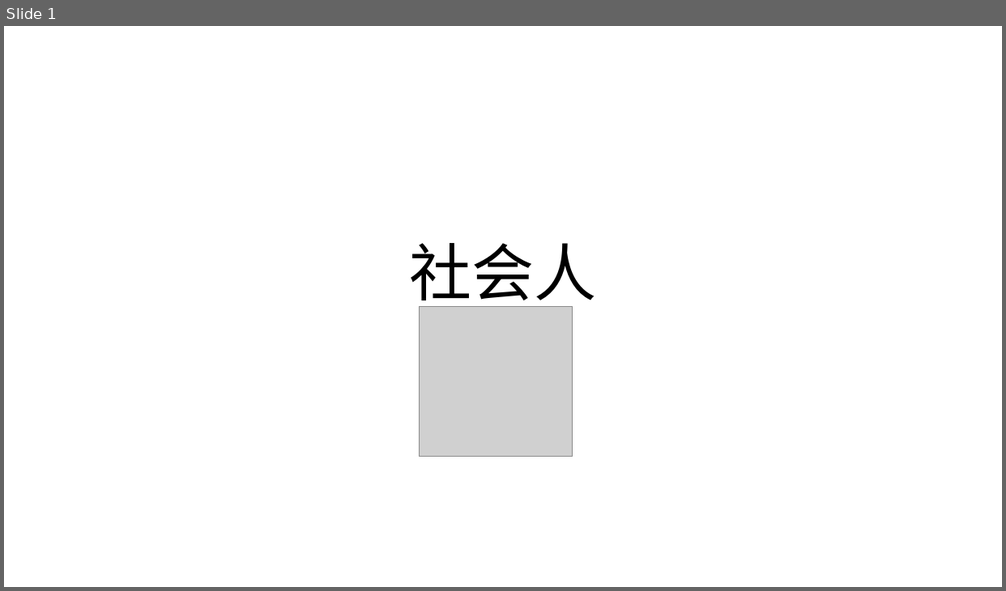
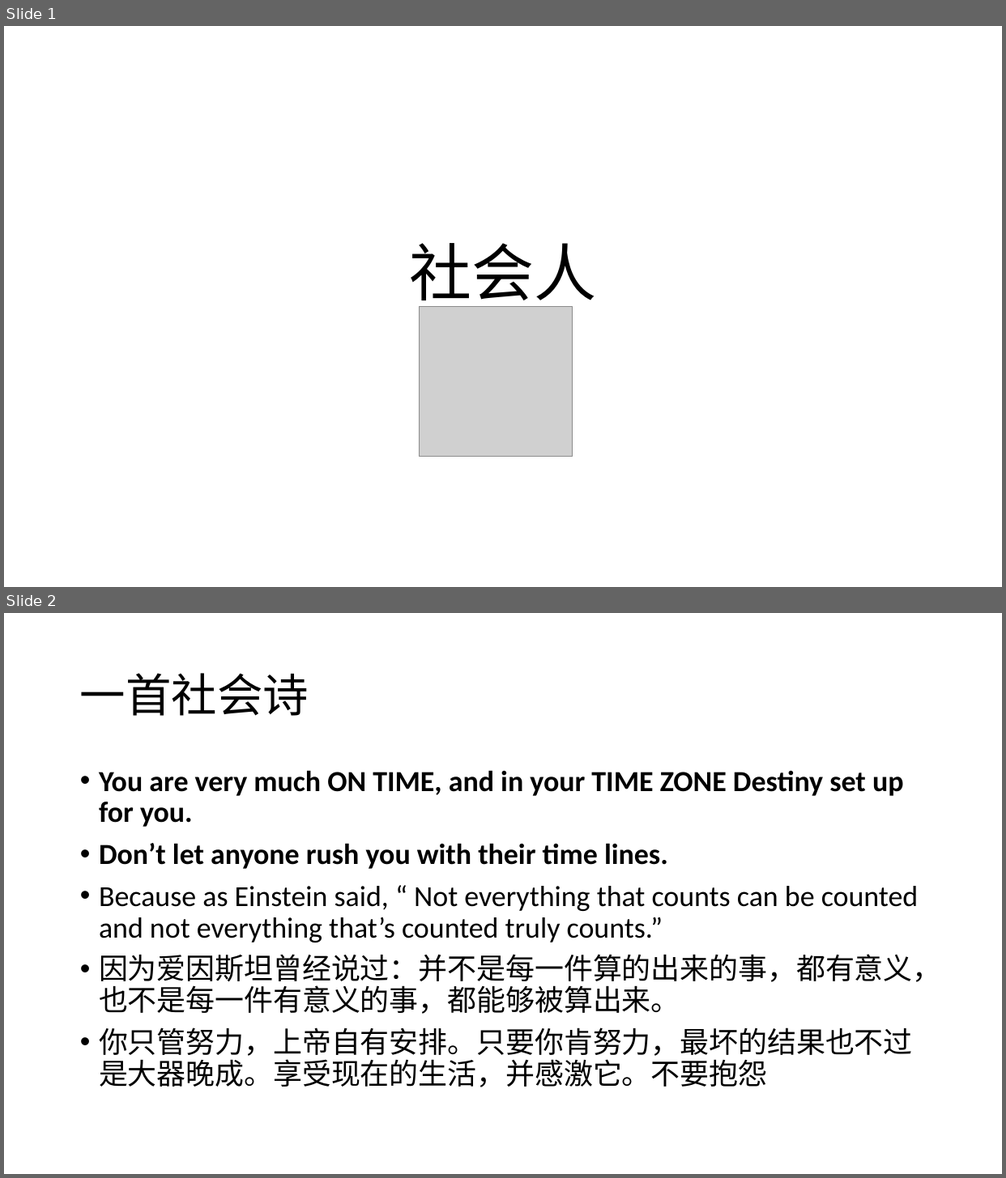
Before and after one commit to Yonahwang/God_with_me, a slide deck: 2018Q2/TGIF/TGIP_June6.pptx. Shown one above the other, each under a label of ours: slide 1 before the commit, slides 1 and 2 after it. The pictures are 1006x591 and 1006x1178 pixels, drawn with LibreOffice and Linux fonts; fonts in the diff are those of the drawing; grey boxes stand for pictures. Boxes give left, top, right and bottom in pixels: in the first picture for what was removed or moved away, otherwise in the second. Text is boxed around its words. In the diff, an @@ line names an element or a change of style, - is before the commit and + after.

```diff
--- a/2018Q2/TGIF/TGIP_June6.pptx
+++ b/2018Q2/TGIF/TGIP_June6.pptx
@@ slide 2 added at <box>4,613,1002,1174</box>, background #FFFFFF @@
@@ title added at <box>80,673,309,716</box>, 44 pt, text #000000 @@
+一首社会诗
@@ text added at <box>99,770,942,1088</box>, 28 pt, text #000000 @@
+• You are very much ON TIME, and in your TIME ZONE Destiny set up for you.
+• Don’t let anyone rush you with their time lines.
+• Because as Einstein said, “ Not everything that counts can be counted and not everything that’s counted truly counts.”
+• 因为爱因斯坦曾经说过：并不是每一件算的出来的事，都有意义，也不是每一件有意义的事，都能够被算出来。
+• 你只管努力，上帝自有安排。只要你肯努力，最坏的结果也不过是大器晚成。享受现在的生活，并感激它。不要抱怨
```
Also in this commit, not shown: 10 other slides added, 1 slide removed, 9 other files.
